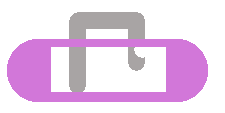
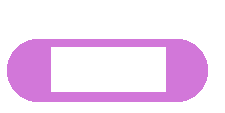
Layered file, before and after one edit (225 x 113). Changes by layer:
hid "lock" over [69, 12, 145, 92]
hid "Background" over [69, 12, 145, 92]